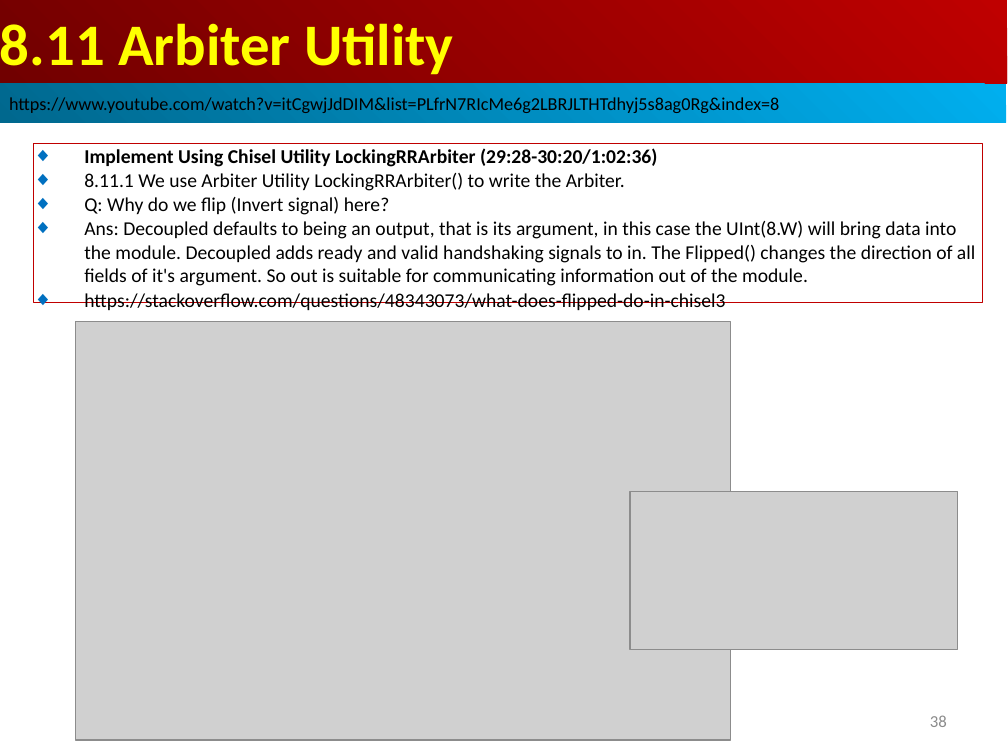
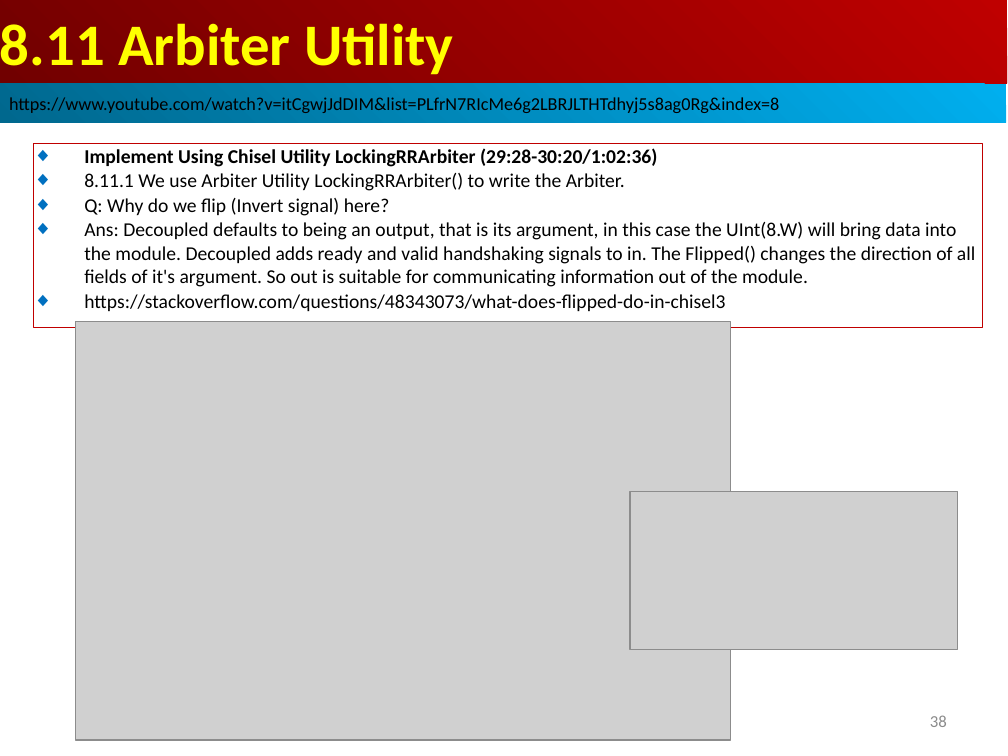
Before and after one commit to peterhchen/AIU_CS800_Chisel, a slide deck: slide 38 of 500_UCSC_HWD/008_Arbit/000_Video/008.Arbit.ppt. Drawn at 1008x756 pixels with LibreOffice and Linux fonts; fonts in the diff are those of the drawing; grey boxes stand for pictures. Boxes give left, top, right and bottom in pixels: in the first picture for what was removed or moved away, otherwise in the second. Text is boxed around its words. In the diff, an @@ line names an element or a change of style, - is before the commit and + after.

```diff
--- a/500_UCSC_HWD/008_Arbit/000_Video/008.Arbit.ppt
+++ b/500_UCSC_HWD/008_Arbit/000_Video/008.Arbit.ppt
@@ rectangle "Implement Using Chisel Utility LockingRRArbiter ...": place and size @@
-rectangle "Implement Using Chisel Utility LockingRRArbiter ..." at [33,143,983,302]
+rectangle "Implement Using Chisel Utility LockingRRArbiter ..." at [33,143,983,328]
```
Also in this commit, not shown: 2 other slides changed.
